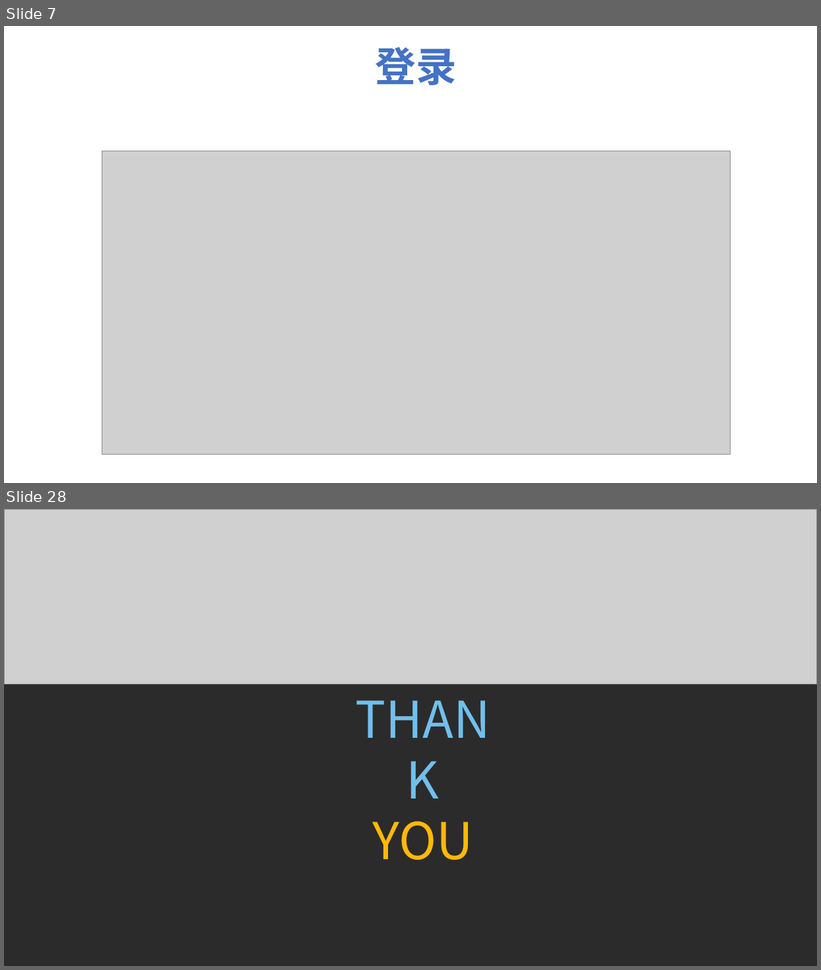
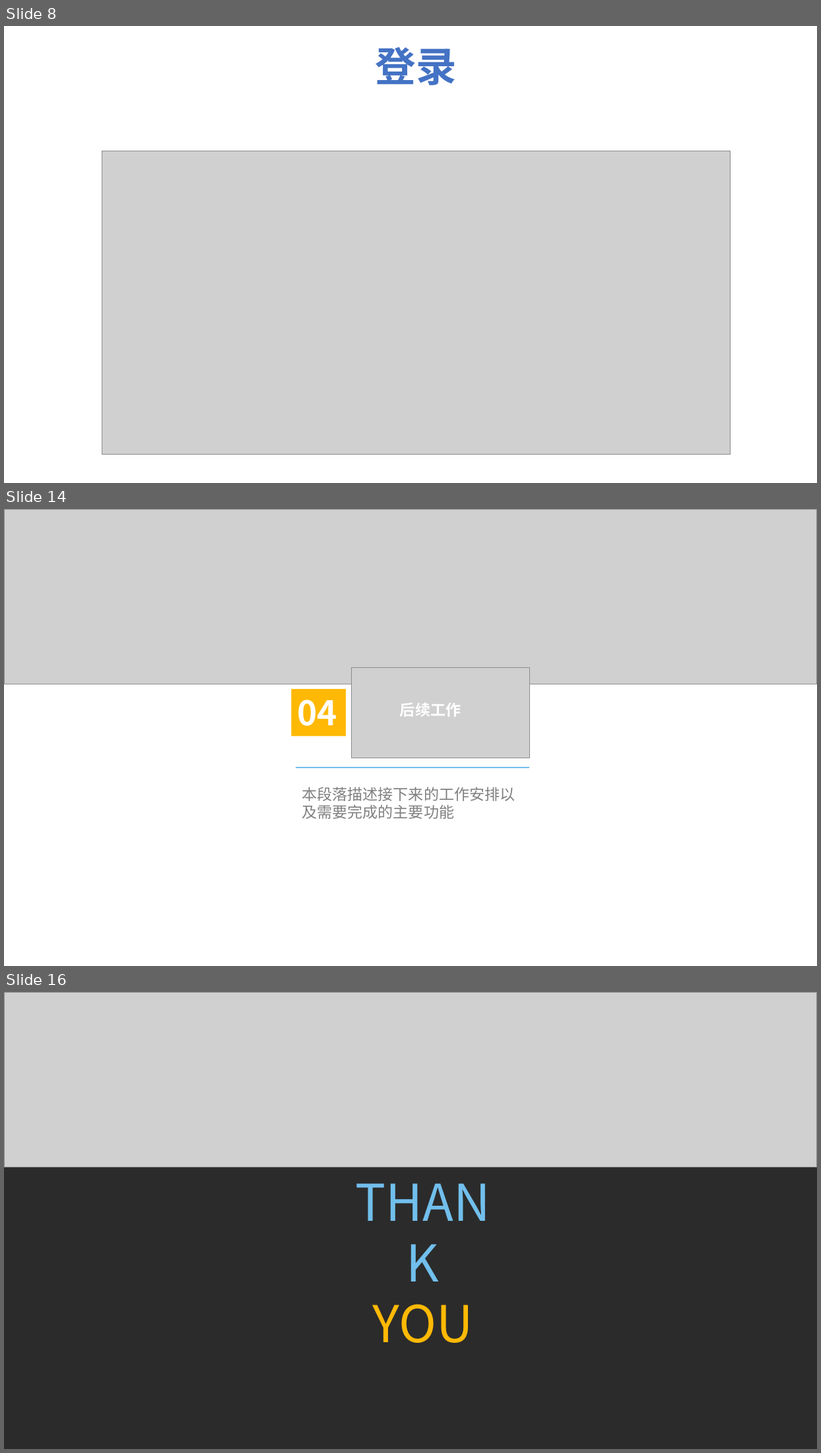
Before and after one commit to HolyShiftt/teach, a slide deck: document/中期答辩.pptx. Shown one above the other, each under a label of ours: slides 7 and 28 before the commit, slides 8, 14 and 16 after it; the slides between them are not shown. The pictures are 821x970 and 821x1453 pixels, drawn with LibreOffice and Linux fonts; fonts in the diff are those of the drawing; grey boxes stand for pictures; background and template pictures are left out; a plain dark background stands for a picture behind light text. Boxes give left, top, right and bottom in pixels: in the first picture for what was removed or moved away, otherwise in the second. Text is boxed around its words. In the diff, an @@ line names an element or a change of style, - is before the commit and + after.

```diff
--- a/document/中期答辩.pptx
+++ b/document/中期答辩.pptx
@@ slide 14 added at <box>4,509,817,966</box>, background picture (left out) @@
@@ picture added at <box>4,509,817,685</box> @@
@@ picture added at <box>352,667,530,758</box> @@
@@ rectangle added at <box>291,689,346,736</box>, fill #FFB905, 40 pt, text #FFFFFF, bold @@
+04
@@ text added at <box>400,703,461,717</box>, 18 pt, text #FFFFFF, bold @@
+后续工作
@@ line added from (296, 768) to (530, 768), #71BFEC 1.5 pt @@
@@ text added at <box>302,787,515,819</box>, 18 pt, text #808080 @@
+本段落描述接下来的工作安排以及需要完成的主要功能
@@ what was slide 7 is now slide 8 @@
@@ what was slide 28 is now slide 16 @@
```
Also in this commit, not shown: 2 slides changed, 7 other slides added, 3 slides removed, 4 other files.
